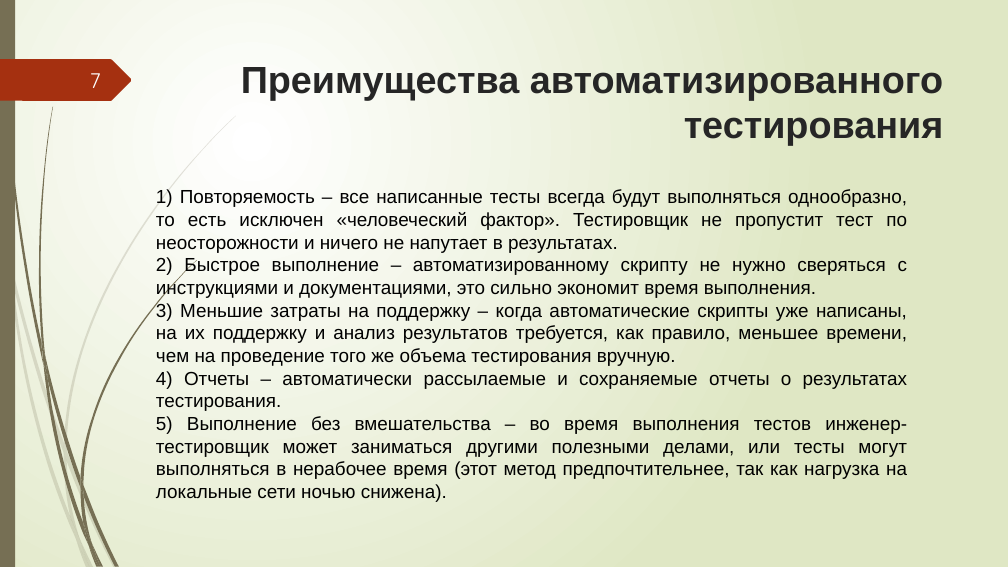
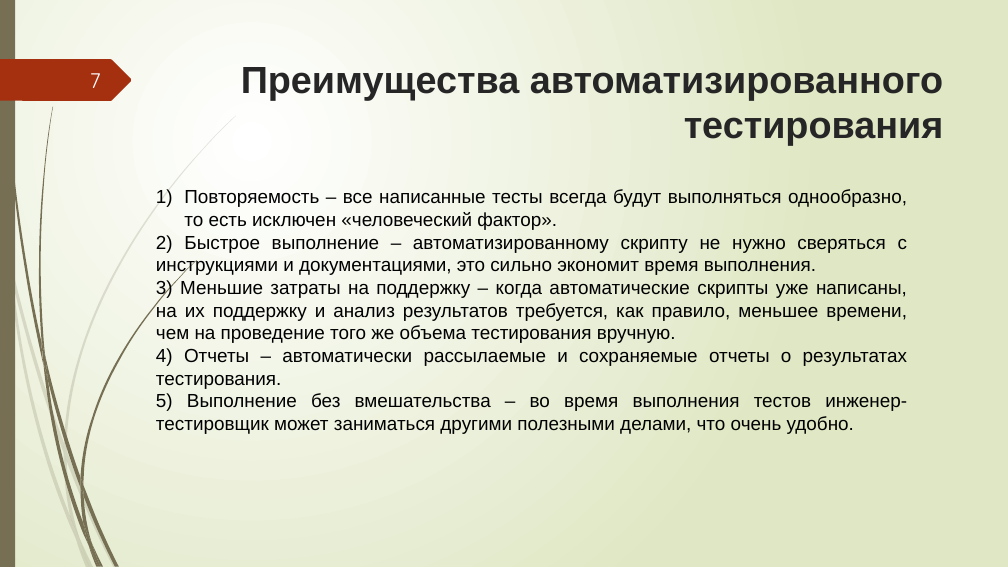
Before and after one commit to Sergeygaan/Lab1, a slide deck: slide 7 of Сдать/Презентация.pptx. Drawn at 1008x567 pixels with LibreOffice and Linux fonts; fonts in the diff are those of the drawing. Boxes give left, top, right and bottom in pixels: in the first picture for what was removed or moved away, otherwise in the second. Text is boxed around its words. In the diff, an @@ line names an element or a change of style, - is before the commit and + after.

```diff
--- a/Сдать/Презентация.pptx
+++ b/Сдать/Презентация.pptx
@@ text at (184,189,907,230): text changed @@
-1) Повторяемость – все написанные тесты всегда будут выполняться однообразно, то есть исключен «человеческий фактор». Тестировщик не пропустит тест по неосторожности и ничего не напутает в результатах.
+1) Повторяемость – все написанные тесты всегда будут выполняться однообразно, то есть исключен «человеческий фактор».
@@ text at (156,393,907,434): text changed @@
-5) Выполнение без вмешательства – во время выполнения тестов инженер-тестировщик может заниматься другими полезными делами, или тесты могут выполняться в нерабочее время (этот метод предпочтительнее, так как нагрузка на локальные сети ночью снижена).
+5) Выполнение без вмешательства – во время выполнения тестов инженер-тестировщик может заниматься другими полезными делами, что очень удобно.
```
Also in this commit, not shown: 1 other slide changed, 1 other file.
